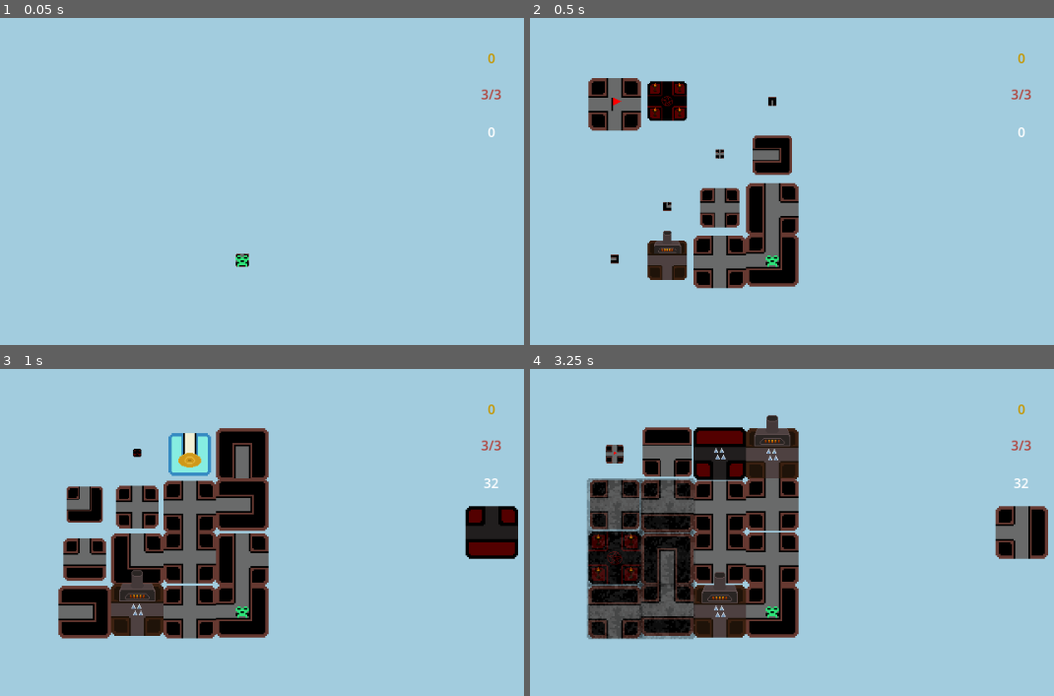
Above: before the commit, frames 1-4 (two rows, left to right).
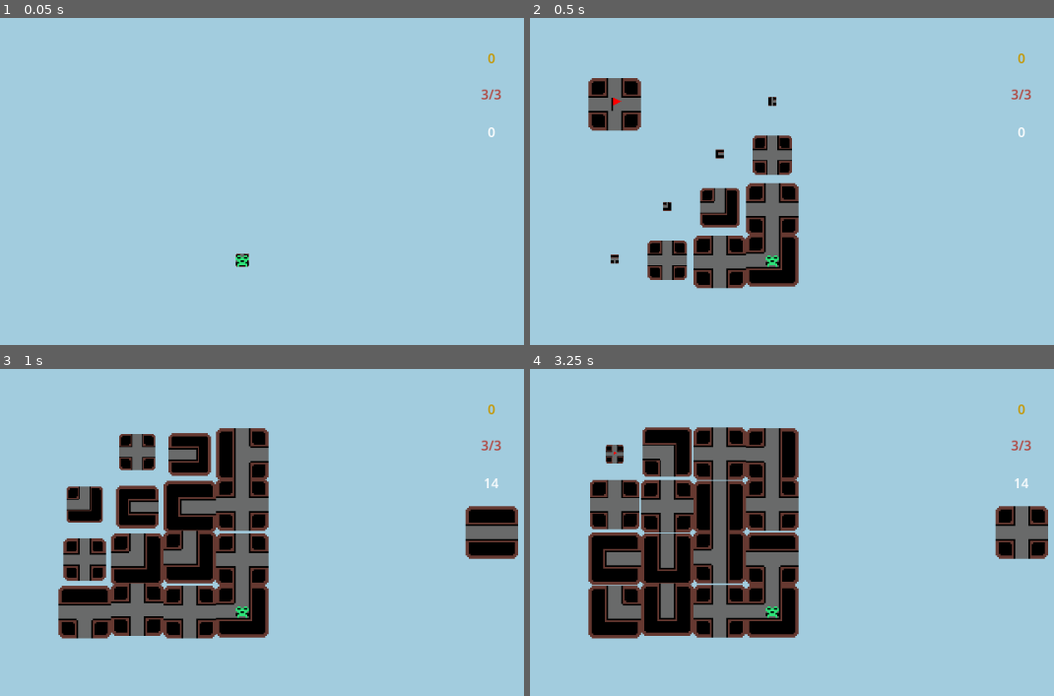
Above: after the commit, the same moments.

Repository: kalasherr/skycastle
Game: Godot game, scene res://scenes/game_scene.tscn
Same seed, same stepped clock (60 frames per second), same inputs: the game is played once before the commit and once after it.
Inputs (mouse positions are in pixels of both pictures, inside the frame that each line leads up to):
- Up to frame 1 (0.05 s): no input
- Up to frame 2 (0.5 s): no input
- Up to frame 3 (1 s): tap Enter (ui_accept) at 0.5, 0.77 s; move the mouse to (335, 509) at 0.52 s
- Up to frame 4 (3.25 s): move the mouse to (535, 555) at 1.27 s; tap Enter (ui_accept) at 1.52, 3.02 s; move the mouse to (771, 434) at 2.02 s; move the mouse to (655, 620) at 2.77 s

Frame 1 is identical in both runs. In frame 2, 2.6% of the frame differs, in the area x 15-50%, y 19-81%; in frame 3, 8.4%; in frame 4, 11%, in the area x 10-99%, y 14-83%.

Commit message:
cards fixed/balanced

Diff:
--- a/scripts/cards/card.gd
+++ b/scripts/cards/card.gd
@@ -18,6 +18,8 @@
 	var title = Label.new()
 	title.autowrap_mode = TextServer.AUTOWRAP_WORD
 	var text = Label.new()
+	title.modulate = Color(143.0/255.0,86.0/255.0,59.0/255.0)
+	text.modulate = Color(143.0/255.0,86.0/255.0,59.0/255.0)
 	text.autowrap_mode = TextServer.AUTOWRAP_WORD
 	title.size = Vector2(270,20)
 	text.size = Vector2(270,100)
@@ -90,7 +92,7 @@
 	if get_parent().get_parent() is CardManager:
 		get_parent().get_parent().destroy_other_cards(self)
 	else:
-		get_parent().get_parent().show_all_cards()
+		get_parent().get_parent().click()
 
 func destroy():
 	queue_free()
--- a/scripts/cards/guardian_angel_card.gd
+++ b/scripts/cards/guardian_angel_card.gd
@@ -1,6 +1,8 @@
 extends Card
 
 class_name GuardianAngelCard
+
+var shield_amount = 1
 
 func init():
 	G.GS.connect("next_stage_started", get_shield)
@@ -10,8 +12,8 @@
 	return
 
 func get_shield():
-	G.player.get_shield(2)
+	G.player.get_shield(shield_amount)
 
 #translate
 func get_text():
-	return ["Guardian angel", "Start every stage with 2 shield bonus"]
+	return ["Guardian angel", "Start every stage with {0} shield bonus".format([shield_amount])]
--- a/scripts/cards/monolith_card.gd
+++ b/scripts/cards/monolith_card.gd
@@ -2,12 +2,14 @@
 
 class_name MonolithCard
 
+var stone_amount = 4
+
 func apply():
-	for i in range(0,6):
+	for i in range(0,stone_amount):
 		var tile = load("res://scenes/tiles/stone_tile.tscn").instantiate()
 		var moves = G.GS.get_tile_moves(tile)
 		G.GS.add_tile_to_deck(tile, moves)
 
 #translate
 func get_text():
-	return ["Monolith", "Adds 6 stones to your deck"]
+	return ["Monolith", "Adds {0} stones to your deck".format([stone_amount])]
--- a/scripts/game_scene.gd
+++ b/scripts/game_scene.gd
@@ -129,10 +129,10 @@
 				tile.tile_coords = Vector2(i1 - j1, j1)
 	var to_pop = []
 	var prioritized = []
-	for tile in tiles_to_deploy:
-		if tile.get_spawn_priority() > 0:
-			to_pop.append(tile)
-			prioritized.append(tile)
+# 	for tile in tiles_to_deploy:
+# 		if tile.get_spawn_priority() > 0:
+# 			to_pop.append(tile)
+# 			prioritized.append(tile)
 	await get_node("Stuff/SmokeManager").refresh_smokes()
 	for tile in to_pop:
 		tiles_to_deploy.pop_at(tiles_to_deploy.find(tile))
@@ -188,42 +188,6 @@
 			moves.pop_front()
 		var tile = BasicTile.new()
 		tile.tile_moves = moves
-		tile_deck.append(tile)
-	for i in range(0,2):
-		var tile = BellTile.new()
-		tile.tile_moves = get_tile_moves(tile)
-		tile_deck.append(tile)
-	for i in range(0,2):
-		var tile = BankTile.new()
-		tile.tile_moves = get_tile_moves(tile)
-		tile_deck.append(tile)
-	for i in range(0,2):
-		var tile = MausoleumTile.new()
-		tile.tile_moves = get_tile_moves(tile)
-		tile_deck.append(tile)
-	for i in range(0,2):
-		var tile = FireplaceTile.new()
-		tile.tile_moves = get_tile_moves(tile)
-		tile_deck.append(tile)
-	for i in range(0,2):
-		var tile = MonasticCellTile.new()
-		tile.tile_moves = get_tile_moves(tile)
-		tile_deck.append(tile)
-	for i in range(0,2):
-		var tile = CrematoriumTile.new()
-		tile.tile_moves = get_tile_moves(tile)
-		tile_deck.append(tile)
-	for i in range(0,2):
-		var tile = InfirmaryTile.new()
-		tile.tile_moves = get_tile_moves(tile)
-		tile_deck.append(tile)
-	for i in range(0,2):
-		var tile = RitualRoomTile.new()
-		tile.tile_moves = get_tile_moves(tile)
-		tile_deck.append(tile)
-	for i in range(0,2):
-		var tile = TortureChamberTile.new()
-		tile.tile_moves = get_tile_moves(tile)
 		tile_deck.append(tile)
 	rotate_deck(tile_deck)
 
--- a/scripts/stuff/applied_cards.gd
+++ b/scripts/stuff/applied_cards.gd
@@ -4,22 +4,39 @@
 
 var shown = false
 var last_turn
+var default_position = 380
 
-func show_all_cards():
-	if !shown:
-		var cards = get_node("Cards").get_children()
-		for i in range(0,cards.size()):
-			cards[i].init_position.x -= ((cards[i].card_size.x + 20) * i * cards[i].scale.x)
-		G.GS.disable_buttons()
-		if G.GS.game_phase == "player":
-			last_turn = "tile"
-		else:
-			last_turn = "player"
-		shown = true
+func hide_cards():
+	var cards = get_node("Cards").get_children()
+	for i in range(0,cards.size()):
+		cards[i].init_position.x = default_position
+	shown = false
+	G.GS.game_phase = last_turn
+	G.GS.next_turn()
+
+
+func click():
+	if shown:
+		hide_cards()
 	else:
-		var cards = get_node("Cards").get_children()
-		for i in range(0,cards.size()):
-			cards[i].init_position.x += ((cards[i].card_size.x + 20) * i * cards[i].scale.x)
-		shown = false
-		G.GS.game_phase = last_turn
-		G.GS.next_turn()
+		show_cards()
+
+func show_cards():
+	var cards = get_node("Cards").get_children()
+	for i in range(0,cards.size()):
+# 		cards[i].init_position.x -= ((cards[i].card_size.x + 20) * i * cards[i].scale.x)
+		cards[i].init_position.x = - ((cards[i].card_size.x + 20) * i * cards[i].scale.x) + default_position
+	G.GS.disable_buttons()
+	if G.GS.game_phase == "player":
+		last_turn = "tile"
+	else:
+		last_turn = "player"
+	shown = true
+
+func disable_cards():
+	for card in get_node("Cards").get_children():
+		card.get_node("Button").disabled = true
+
+func enable_cards():
+	for card in get_node("Cards").get_children():
+		card.get_node("Button").disabled = false
--- a/scripts/stuff/card_manager.gd
+++ b/scripts/stuff/card_manager.gd
@@ -3,10 +3,13 @@
 class_name CardManager
 
 var card_count = 3
+
 @onready var cards = get_node("Cards")
+
 signal CardApplied
 
 var card_deck = []
+@onready var applied = get_parent().get_node("AppliedCards")
 
 func init():
 	pass
@@ -50,13 +53,15 @@
 
 	card.init_position = target_position
 	card.able()
-	card.reparent(get_parent().get_node("AppliedCards/Cards"))
+	card.reparent(applied.get_node("Cards"))
 	await card.apply()
 	emit_signal("CardApplied")
-
+	applied.enable_cards()
 	return
 
 func call_cards():
+	applied.hide_cards()
+	applied.disable_cards()
 	var to_pick = generate_cards()
 	for card in to_pick:
 		card.init_position.y = 0
